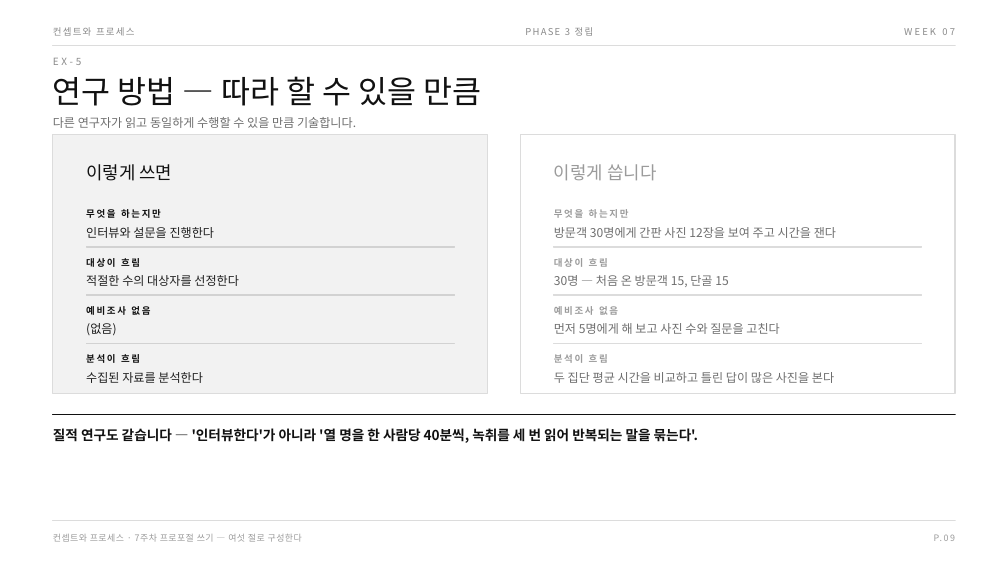
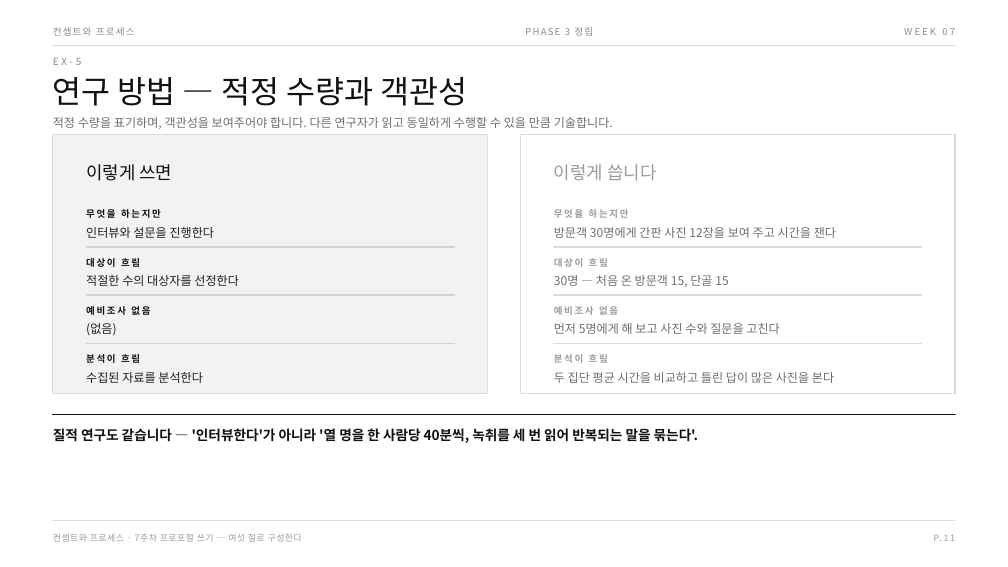
Before and after one commit to design-eng/MIN.D, a slide deck: slide 16 of dist/weeks-대학원/컨셉트와프로세스_07주차_프로포절쓰기.pptx (slide 14 before the commit). Drawn at 1008x567 pixels with LibreOffice and Linux fonts; fonts in the diff are those of the drawing. Boxes give left, top, right and bottom in pixels: in the first picture for what was removed or moved away, otherwise in the second. Text is boxed around its words. In the diff, an @@ line names an element or a change of style, - is before the commit and + after.

```diff
--- a/dist/weeks-대학원/컨셉트와프로세스_07주차_프로포절쓰기.pptx
+++ b/dist/weeks-대학원/컨셉트와프로세스_07주차_프로포절쓰기.pptx
@@ text at <box>53,77,467,106</box>: text changed @@
-연구 방법 — 따라 할 수 있을 만큼
+연구 방법 — 적정 수량과 객관성
@@ text at <box>53,117,613,129</box>: text changed @@
-다른 연구자가 읽고 동일하게 수행할 수 있을 만큼 기술합니다.
+적정 수량을 표기하며, 객관성을 보여주어야 합니다. 다른 연구자가 읽고 동일하게 수행할 수 있을 만큼 기술합니다.
```
Also in this commit, not shown: 15 other slides changed, 2 slides added, 21 other files.
